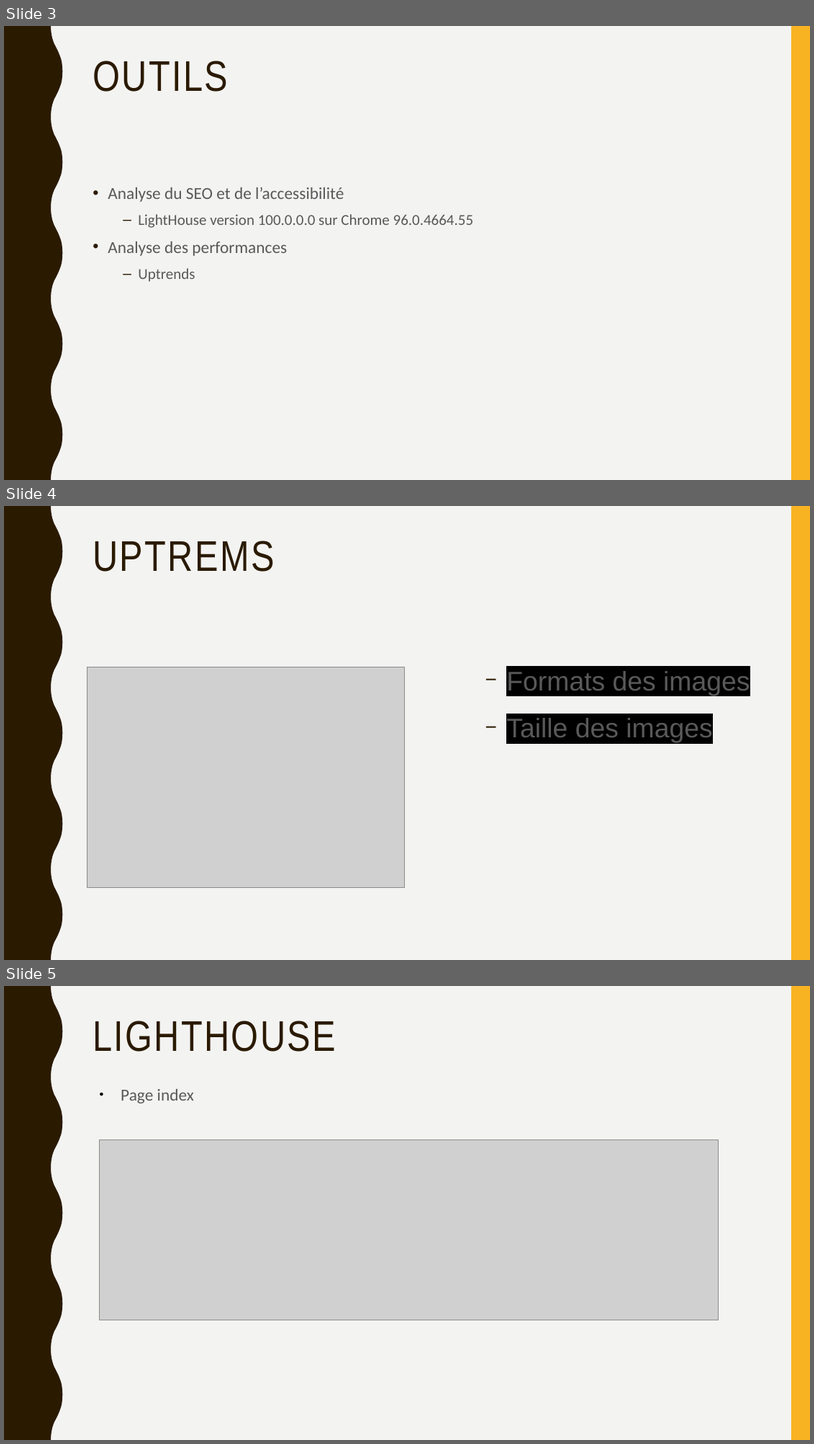
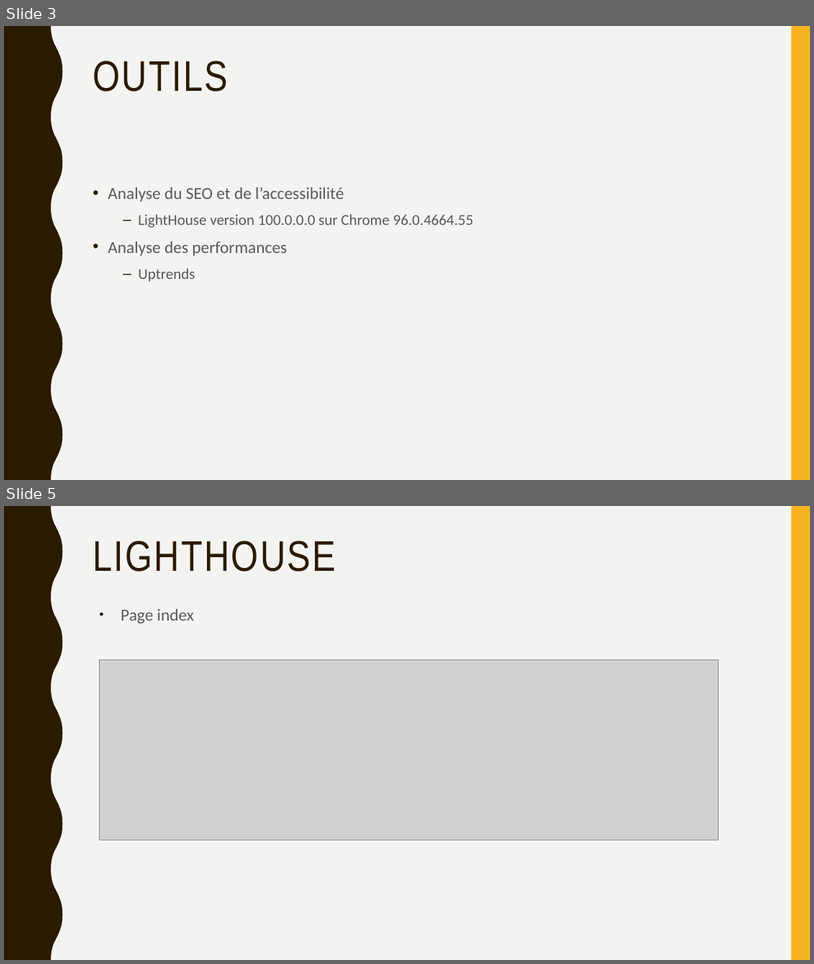
Before and after one commit to Fibre44/DENISNicolas_4_09112021, a slide deck: Soutenance/Soutenance.odp. Shown one above the other, each under a label of ours: slides 3, 4 and 5 before the commit, slides 3 and 5 after it; the slides between them are not shown. The pictures are 814x1444 and 814x964 pixels, drawn with LibreOffice and Linux fonts; fonts in the diff are those of the drawing; grey boxes stand for pictures. Boxes give left, top, right and bottom in pixels: in the first picture for what was removed or moved away, otherwise in the second. Text is boxed around its words. In the diff, an @@ line names an element or a change of style, - is before the commit and + after.

```diff
--- a/Soutenance/Soutenance.odp
+++ b/Soutenance/Soutenance.odp
@@ slide 4 removed at (4,506,810,960), background #F3F3F2; not listed: 2 template elements that a slide beside it also shows @@
@@ title removed at (93,541,274,572) @@
-UPTREMS
@@ picture removed at (88,667,405,887) @@
@@ text removed at (507,671,750,743) @@
-  − Formats des images
-  − Taille des images
```
Also in this commit, not shown: 5 slides changed, 4 slides added, 4 other files.
